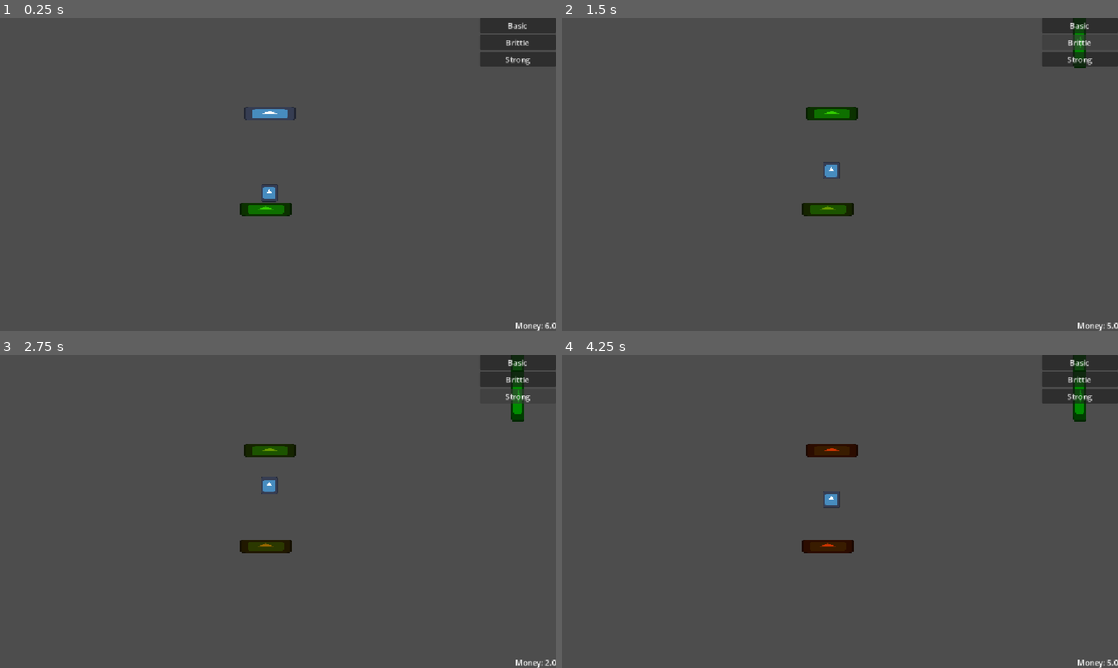
Above: before the commit, frames 1-4 (two rows, left to right).
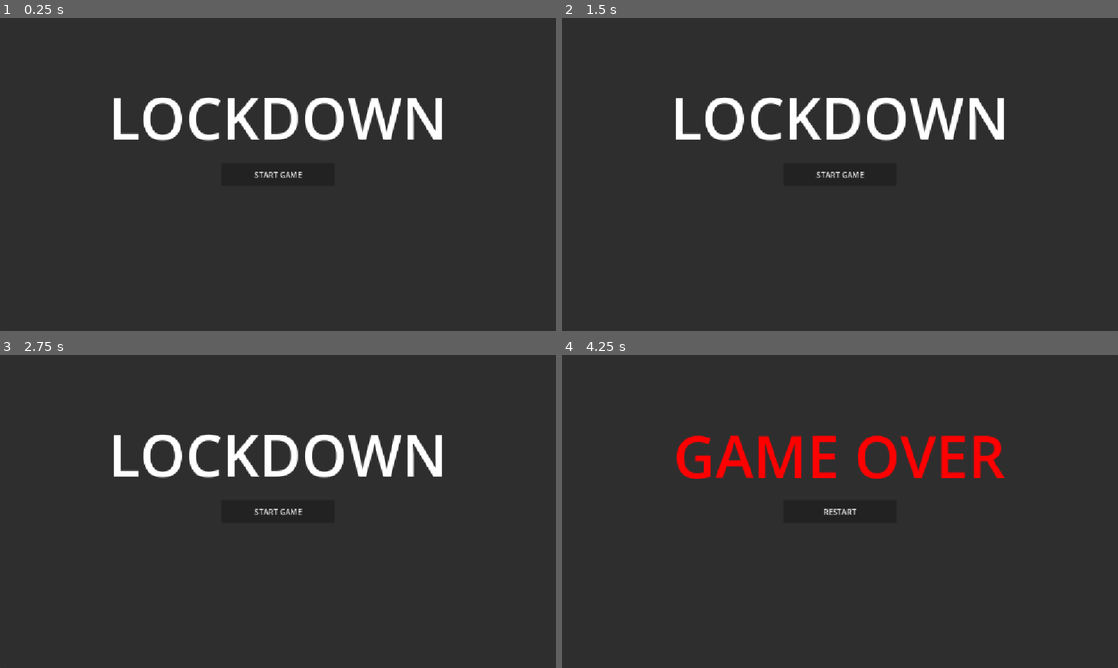
Above: after the commit, the same moments.

Repository: Charlielove19/lock-down
Game: Godot game, scene res://scenes/Game.tscn
Two runs of this game, one before a commit and one after it. Both use one fixed random seed, a clock stepped at 60 frames per second and the inputs below. The engine's default icon, where the game draws it, is replaced by a stand-in: a white triangle on a blue panel in a dark square.
Inputs (mouse positions are in pixels of both pictures, inside the frame that each line leads up to):
- Up to frame 1 (0.25 s): no input
- Up to frame 2 (1.5 s): click (1079, 24) at 0.5 s, where only the run before the commit has a clickable "Basic"; click (1079, 43) at 1.25 s, where only the run before the commit has a clickable "Brittle"
- Up to frame 3 (2.75 s): click (517, 395) at 2 s, where only the run before the commit has a clickable "Strong"
- Up to frame 4 (4.25 s): click (840, 511) at 2.75 s, where only the run after the commit has a clickable "START GAME"; move the mouse to (962, 495) at 3.52 s; hold D (input_right) from 3.53 s (still down)

The runs differ from the first frame. In frame 1, 98% of the frame differs, in the area x 0-100%, y 0-100%; in frame 2, 98%; in frame 3, 98%; in frame 4, 98%.

Commit message:
added menu
Added basic menus
added wall sizes
fixed bug where a wall could be placed on ball inbetween tweening

Diff:
--- a/data/walls/wall_basic.tres
+++ b/data/walls/wall_basic.tres
@@ -8,4 +8,5 @@
 cost = 2.0
 money_per_hit = 1.0
 max_health = 5
+size = Vector2(3, 0.5)
 metadata/_custom_type_script = "uid://cu4idgddy6of7"
--- a/data/walls/wall_brittle.tres
+++ b/data/walls/wall_brittle.tres
@@ -8,5 +8,5 @@
 cost = 1.0
 money_per_hit = 3.0
 max_health = 2
-width = Vector2(4, 0.5)
+size = Vector2(4, 0.5)
 metadata/_custom_type_script = "uid://cu4idgddy6of7"
--- a/data/walls/wall_strong.tres
+++ b/data/walls/wall_strong.tres
@@ -8,5 +8,5 @@
 cost = 5.0
 money_per_hit = 0.5
 max_health = 10
-width = Vector2(2, 1)
+size = Vector2(2, 0.5)
 metadata/_custom_type_script = "uid://cu4idgddy6of7"
--- a/scenes/Game.tscn
+++ b/scenes/Game.tscn
@@ -9,36 +9,83 @@
 [ext_resource type="Resource" uid="uid://de7kxvb7slkqq" path="res://data/walls/wall_brittle.tres" id="5_g4kob"]
 [ext_resource type="Resource" uid="uid://n77kqsav072o" path="res://data/walls/wall_strong.tres" id="6_qy1jj"]
 
+[sub_resource type="RectangleShape2D" id="RectangleShape2D_n048l"]
+size = Vector2(576, 20)
+
+[sub_resource type="RectangleShape2D" id="RectangleShape2D_4dv3d"]
+size = Vector2(576, 20)
+
+[sub_resource type="RectangleShape2D" id="RectangleShape2D_jrx5g"]
+size = Vector2(20, 324)
+
+[sub_resource type="RectangleShape2D" id="RectangleShape2D_scx6k"]
+size = Vector2(20, 324)
+
 [sub_resource type="RectangleShape2D" id="RectangleShape2D_u2d4l"]
 size = Vector2(158, 123)
 
-[node name="Game" type="Node2D" unique_id=516437375 node_paths=PackedStringArray("money_label", "wall_menu")]
+[sub_resource type="LabelSettings" id="LabelSettings_u2d4l"]
+font_size = 120
+
+[sub_resource type="LabelSettings" id="LabelSettings_400sg"]
+font_size = 120
+font_color = Color(1, 0, 0, 1)
+
+[node name="Game" type="Node2D" unique_id=516437375 node_paths=PackedStringArray("interactables", "money_label", "wall_menu", "game_UI", "main_menu", "game_over_menu")]
 script = ExtResource("1_cpr0p")
-money_label = NodePath("UI/Money")
+interactables = NodePath("Interactables")
+money_label = NodePath("UI/GameUI2/Money")
 money = 5
 wall_scene = ExtResource("2_qbsmt")
 wall_button_scene = ExtResource("3_400sg")
 wall_datas = Array[ExtResource("3_kiw3p")]([ExtResource("4_400sg"), ExtResource("5_g4kob"), ExtResource("6_qy1jj")])
-wall_menu = NodePath("UI/WallMenu")
+wall_menu = NodePath("UI/GameUI2/WallMenu")
+game_UI = NodePath("UI/GameUI2")
+main_menu = NodePath("UI/MainMenu")
+game_over_menu = NodePath("UI/GameOver")
+ball_scene = ExtResource("1_ibkli")
 
-[node name="Ball" parent="." unique_id=502527504 instance=ExtResource("1_ibkli")]
-position = Vector2(558, 300)
+[node name="Interactables" type="Node2D" parent="." unique_id=1285842360]
+
+[node name="Boundaries" type="Area2D" parent="." unique_id=1843695915]
+position = Vector2(114, 111)
+scale = Vector2(2, 2)
+collision_layer = 0
+
+[node name="Top" type="CollisionShape2D" parent="Boundaries" unique_id=1661921062]
+position = Vector2(231, -65.5)
+shape = SubResource("RectangleShape2D_n048l")
+
+[node name="Bottom" type="CollisionShape2D" parent="Boundaries" unique_id=870849528]
+position = Vector2(231, 278.5)
+shape = SubResource("RectangleShape2D_4dv3d")
+
+[node name="Right" type="CollisionShape2D" parent="Boundaries" unique_id=1649509474]
+position = Vector2(529, 106.5)
+shape = SubResource("RectangleShape2D_jrx5g")
+
+[node name="Left" type="CollisionShape2D" parent="Boundaries" unique_id=599571518]
+position = Vector2(-67, 106.5)
+shape = SubResource("RectangleShape2D_scx6k")
 
 [node name="UI" type="CanvasLayer" parent="." unique_id=277768052]
 
-[node name="Money" type="Label" parent="UI" unique_id=1672510182]
-anchors_preset = 3
-anchor_left = 1.0
-anchor_top = 1.0
+[node name="GameUI2" type="Control" parent="UI" unique_id=27135390]
+layout_mode = 3
+anchors_preset = 15
 anchor_right = 1.0
 anchor_bottom = 1.0
-offset_left = -40.0
-offset_top = -23.0
-grow_horizontal = 0
-grow_vertical = 0
+grow_horizontal = 2
+grow_vertical = 2
+
+[node name="Money" type="Label" parent="UI/GameUI2" unique_id=1672510182]
+layout_mode = 1
+offset_right = 80.0
+offset_bottom = 23.0
 text = "Money: 10"
 
-[node name="WallMenu" type="VBoxContainer" parent="UI" unique_id=440836456]
+[node name="WallMenu" type="VBoxContainer" parent="UI/GameUI2" unique_id=440836456]
+layout_mode = 1
 anchors_preset = 1
 anchor_left = 1.0
 anchor_right = 1.0
@@ -46,18 +93,92 @@
 offset_bottom = 122.0
 grow_horizontal = 0
 
-[node name="StaticBody2D" type="StaticBody2D" parent="UI/WallMenu" unique_id=1413849177]
+[node name="StaticBody2D" type="StaticBody2D" parent="UI/GameUI2/WallMenu" unique_id=1413849177]
 collision_layer = 2
 collision_mask = 2
 
-[node name="CollisionShape2D" type="CollisionShape2D" parent="UI/WallMenu/StaticBody2D" unique_id=1575690781]
+[node name="CollisionShape2D" type="CollisionShape2D" parent="UI/GameUI2/WallMenu/StaticBody2D" unique_id=1575690781]
 position = Vector2(79, 61.5)
 shape = SubResource("RectangleShape2D_u2d4l")
 
-[node name="Wall" parent="." unique_id=726872955 instance=ExtResource("2_qbsmt")]
-position = Vector2(551, 396)
-wall_data = ExtResource("4_400sg")
+[node name="MainMenu" type="Panel" parent="UI" unique_id=1539101916]
+visible = false
+anchors_preset = 15
+anchor_right = 1.0
+anchor_bottom = 1.0
+grow_horizontal = 2
+grow_vertical = 2
 
-[node name="Wall2" parent="." unique_id=902963933 instance=ExtResource("2_qbsmt")]
-position = Vector2(559, 198)
-wall_data = ExtResource("4_400sg")
+[node name="Lockdown" type="Label" parent="UI/MainMenu" unique_id=1312571731]
+layout_mode = 1
+anchors_preset = 8
+anchor_left = 0.5
+anchor_top = 0.5
+anchor_right = 0.5
+anchor_bottom = 0.5
+offset_left = -254.0
+offset_top = -170.0
+offset_right = 254.0
+offset_bottom = -68.0
+grow_horizontal = 2
+grow_vertical = 2
+text = "LOCKDOWN"
+label_settings = SubResource("LabelSettings_u2d4l")
+
+[node name="StartGame" type="Button" parent="UI/MainMenu" unique_id=1271535726]
+layout_mode = 1
+anchors_preset = 8
+anchor_left = 0.5
+anchor_top = 0.5
+anchor_right = 0.5
+anchor_bottom = 0.5
+offset_left = -117.0
+offset_top = -23.0
+offset_right = 117.0
+offset_bottom = 23.0
+grow_horizontal = 2
+grow_vertical = 2
+text = "START GAME"
+
+[node name="GameOver" type="Panel" parent="UI" unique_id=1385950217]
+visible = false
+anchors_preset = 15
+anchor_right = 1.0
+anchor_bottom = 1.0
+grow_horizontal = 2
+grow_vertical = 2
+
+[node name="GameOverText" type="Label" parent="UI/GameOver" unique_id=9035440]
+layout_mode = 1
+anchors_preset = 8
+anchor_left = 0.5
+anchor_top = 0.5
+anchor_right = 0.5
+anchor_bottom = 0.5
+offset_left = -345.0
+offset_top = -163.0
+offset_right = 346.0
+offset_bottom = -69.0
+grow_horizontal = 2
+grow_vertical = 2
+text = "GAME OVER"
+label_settings = SubResource("LabelSettings_400sg")
+
+[node name="RestartGame" type="Button" parent="UI/GameOver" unique_id=1746338215]
+layout_mode = 1
+anchors_preset = 8
+anchor_left = 0.5
+anchor_top = 0.5
+anchor_right = 0.5
+anchor_bottom = 0.5
+offset_left = -117.0
+offset_top = -23.0
+offset_right = 117.0
+offset_bottom = 23.0
+grow_horizontal = 2
+grow_vertical = 2
+text = "RESTART"
+
+[connection signal="body_entered" from="Boundaries" to="." method="_on_boundaries_body_entered"]
+[connection signal="pressed" from="UI/MainMenu/StartGame" to="." method="_on_start_game_pressed"]
+[connection signal="pressed" from="UI/GameOver/RestartGame" to="." method="_on_restart_game_pressed"]
--- a/scenes/Wall.tscn
+++ b/scenes/Wall.tscn
@@ -9,14 +9,16 @@
 [sub_resource type="RectangleShape2D" id="RectangleShape2D_n048l"]
 size = Vector2(15.142864, 4.0000005)
 
-[node name="Wall" type="StaticBody2D" unique_id=726872955 node_paths=PackedStringArray("sprite", "collision_shape", "placement_area")]
+[node name="Wall" type="StaticBody2D" unique_id=726872955 node_paths=PackedStringArray("sprite", "collision_shape", "placement_area", "placement_area_collision_shape")]
 scale = Vector2(7, 7)
-collision_layer = 2
+collision_layer = 3
 collision_mask = 0
 script = ExtResource("1_awoh5")
 sprite = NodePath("Sprite2D")
 collision_shape = NodePath("CollisionShape2D")
 placement_area = NodePath("PlacementArea")
+placement_area_collision_shape = NodePath("PlacementArea/CollisionShape2D")
+wall_scale = 5.0
 
 [node name="Sprite2D" type="Sprite2D" parent="." unique_id=518890193]
 position = Vector2(-1.9073486e-06, 0)
--- a/scripts/game.gd
+++ b/scripts/game.gd
@@ -1,8 +1,10 @@
 extends Node2D
-
+@export var interactables: Node2D
+#money variables
 @export var money_label: Label
 @export var money = 4
 
+#wall variables
 @export var wall_scene: PackedScene
 @export var wall_button_scene: PackedScene
 @export var wall_datas: Array[WallData]
@@ -18,8 +20,30 @@
 var cant_drop: bool
 
 
+#UI
+@export var game_UI: Control
+@export var main_menu:Panel
+@export var game_over_menu:Panel
+@export var ball_scene: PackedScene
 
+func start_game():
+	main_menu.visible = false
+	game_over_menu.visible = false
+	game_UI.visible = true
+	var ball = ball_scene.instantiate()
+	ball.position = get_viewport_rect().get_center()
+	interactables.add_child(ball)
+func game_over():
+	game_over_menu.visible = true
+	clear_game()
+func clear_game():
+	game_UI.visible = false
+	for child in interactables.get_children():
+		child.queue_free()
 func _ready():
+	main_menu.visible = true
+	game_over_menu.visible = false
+	game_UI.visible = false
 	update_money_display()
 	for wall_data in wall_datas:
 		var button = wall_button_scene.instantiate()
@@ -27,7 +51,6 @@
 		button.text = wall_data.wall_name
 		wall_menu.add_child(button)
 func _process(_delta):
-
 	if dragging_wall and wall_preview:
 		update_wall_direction(_delta)
 		wall_preview.global_position = get_global_mouse_position()
@@ -51,7 +74,7 @@
 		wall_preview = null
 		print("Cant Afford")
 		return
-	add_child(wall_preview)
+	interactables.add_child(wall_preview)
 
 	wall_preview.collision_shape.disabled = true
 	dragging_wall = true
@@ -86,9 +109,6 @@
 		wall_preview.queue_free()
 		dragging_wall = false
 		return
-
-	money -= wall_preview.wall_data.cost
-	update_money_display()
 	# create a new reference to wall instance so it isnt controlled by inputs anymore
 	var placed_wall = wall_preview
 	wall_preview = null
@@ -104,6 +124,24 @@
 		adjusted_rotation_for_wrapping,
 		0.08
 	)
+	#check if ball is in placed wall
+	if placed_wall.placement_area.has_overlapping_bodies():
+		placed_wall.queue_free()
+		return
+	money -= placed_wall.wall_data.cost
+	update_money_display()
 	await placed_wall_rotation_tween.finished
 	placed_wall.sprite.modulate.a = 1
 	placed_wall.collision_shape.disabled = false
+
+
+
+func _on_boundaries_body_entered(body: Node2D) -> void:
+	game_over()
+
+
+
+func _on_start_game_pressed() -> void:
+	start_game()
+func _on_restart_game_pressed() -> void:
+	start_game()
--- a/scripts/wall.gd
+++ b/scripts/wall.gd
@@ -7,9 +7,16 @@
 @export var sprite: Sprite2D
 @export var collision_shape: CollisionShape2D
 @export var placement_area: Area2D
+@export var placement_area_collision_shape: CollisionShape2D
+@export var wall_scale: float
 
 func _ready() -> void:
 	health = wall_data.max_health
+	collision_shape.shape = collision_shape.shape.duplicate()
+	collision_shape.shape.size = wall_data.size*wall_scale
+	placement_area_collision_shape.shape = placement_area_collision_shape.shape.duplicate()
+	placement_area_collision_shape.shape.size = wall_data.size*wall_scale
+	sprite.scale = (wall_data.size/sprite.texture.get_size())*wall_scale
 func hit(damage: int):
 	health -= damage
 	update_damage_visual()
--- a/scripts/wall_data.gd
+++ b/scripts/wall_data.gd
@@ -5,4 +5,4 @@
 @export var cost: float
 @export var money_per_hit: float
 @export var max_health: int
-@export var width: Vector2
+@export var size: Vector2
